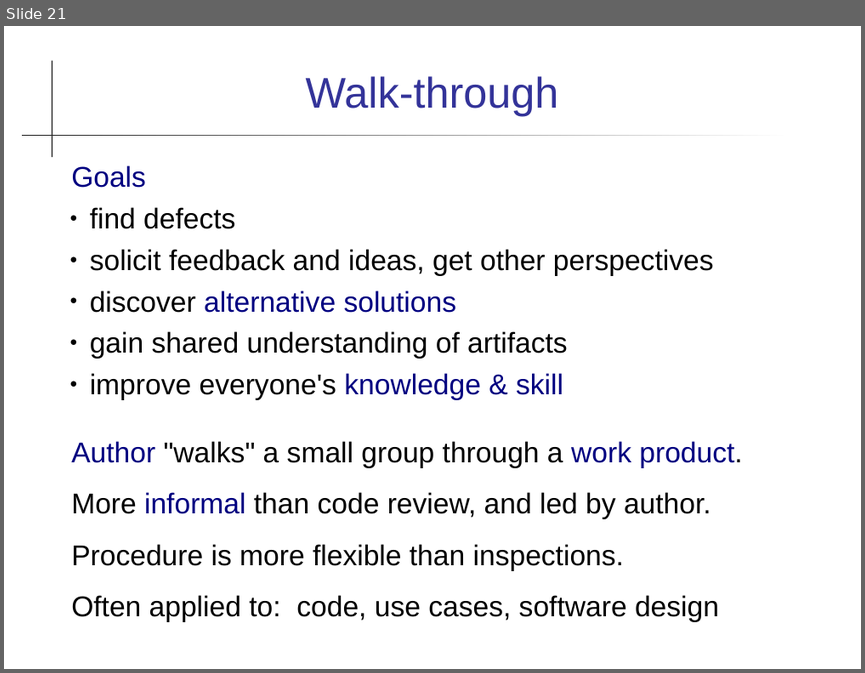
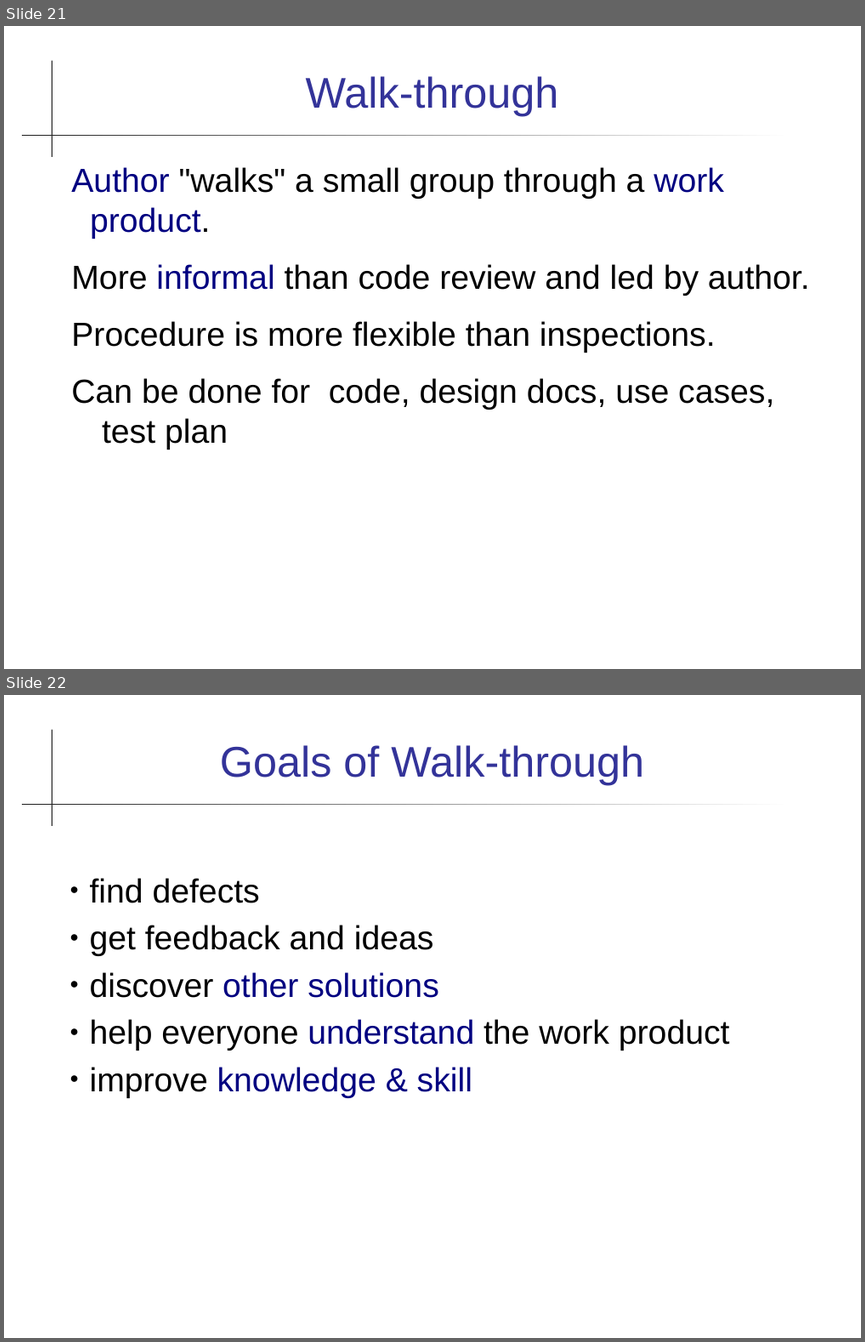
Before and after one commit to cpske/ISP, a slide deck: code-review/Reviews.ppt. Shown one above the other, each under a label of ours: slide 21 before the commit, slides 21 and 22 after it. The pictures are 865x673 and 865x1342 pixels, drawn with LibreOffice and Linux fonts; fonts in the diff are those of the drawing. Boxes give left, top, right and bottom in pixels: in the first picture for what was removed or moved away, otherwise in the second. Text is boxed around its words. In the diff, an @@ line names an element or a change of style, - is before the commit and + after.

Commit message:
review Authentication intro and Code Review docs

```diff
--- a/code-review/Reviews.ppt
+++ b/code-review/Reviews.ppt
@@ slide 22 added at bbox=[4, 695, 861, 1338], background #FFFFFF; not listed: 2 template elements that a slide beside it also shows @@
@@ title added at bbox=[220, 745, 644, 785], 36 pt, text #333399 @@
+Goals of Walk-through
@@ text added at bbox=[90, 878, 730, 1098], 28 pt, text #000000 @@
+● find defects
+● get feedback and ideas
+● discover other solutions
+● help everyone understand the work product
+● improve knowledge & skill
@@ slide 21 changed as well @@
@@ text at bbox=[71, 165, 714, 400]: paragraphs removed @@
-Goals
-● find defects
-● solicit feedback and ideas, get other perspectives
-● discover alternative solutions
-● gain shared understanding of artifacts
-● improve everyone's knowledge & skill
@@ text at bbox=[71, 167, 724, 352]: size 24 to 28 pt in "Author "walks" a small group through a ...", "Procedure is more flexible than inspections."; indent changed; less space between paragraphs @@
@@ text at bbox=[71, 264, 810, 295]: text changed; size 24 to 28 pt @@
-More informal than code review, and led by author.
+More informal than code review and led by author.
@@ text at bbox=[71, 378, 774, 449]: text changed; size 24 to 28 pt @@
-Often applied to: code, use cases, software design
+Can be done for code, design docs, use cases, test plan
```
Also in this commit, not shown: 19 other slides changed, 6 other files.
